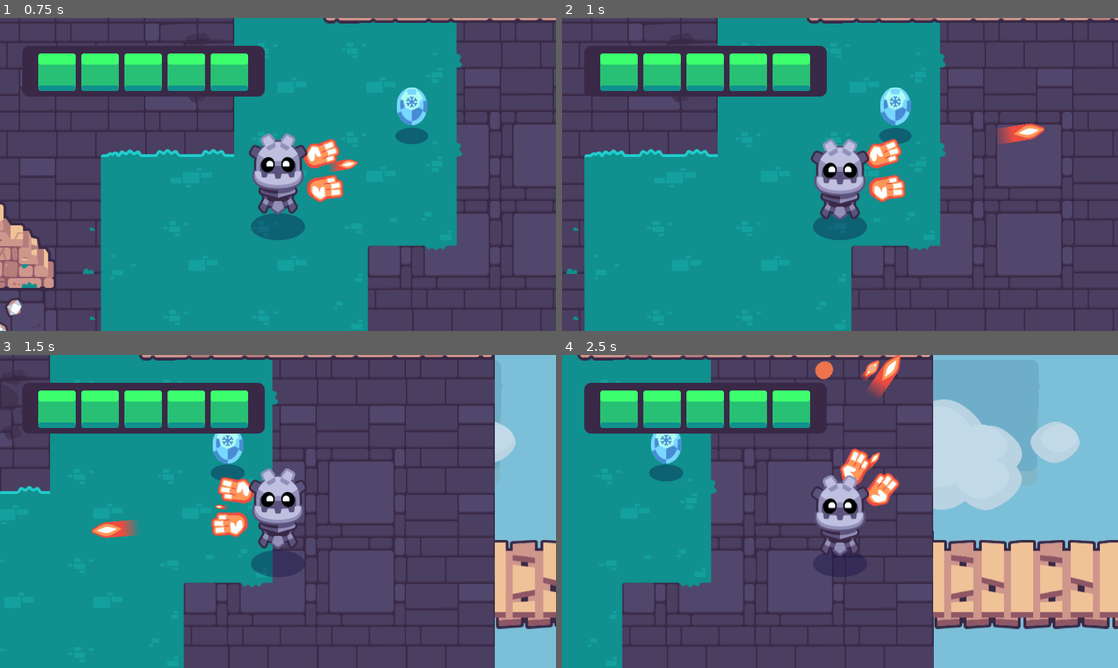
Above: before the commit, frames 1-4 (two rows, left to right).
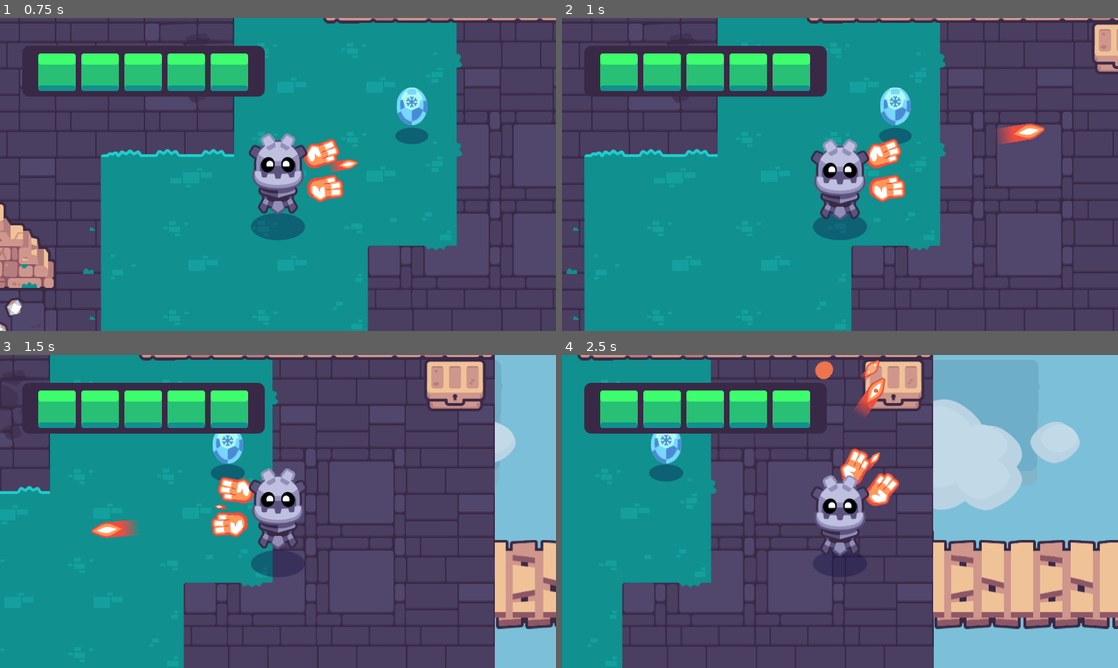
Above: after the commit, the same moments.

Repository: Purple9200/2d-GameDev-Course
Game: Godot game, scene res://completed_project.tscn
The game is run twice, just before and just after one commit, with the same random seed, the same clock (stepped at 60 frames per second) and the same inputs. Sound files missing from this copy of the repository are replaced by a short silence.
Inputs (mouse positions are in pixels of both pictures, inside the frame that each line leads up to):
- Up to frame 1 (0.75 s): tap Enter at 0.5 s; move the mouse to (400, 158) at 0.52 s; hold D (move_right) from 0.53 s (still down); hold Mouse wheel down (cycle_weapon_down) from 0.53 s (still down); click (400, 158) at 0.67 s
- Up to frame 2 (1 s): keep holding D (move_right); keep holding Mouse wheel down (cycle_weapon_down)
- Up to frame 3 (1.5 s): release D (move_right) at 1.25 s; release Mouse wheel down (cycle_weapon_down) at 1.25 s; drag from (166, 527) to (250, 452) at 1.27 s
- Up to frame 4 (2.5 s): move the mouse to (895, 442) at 2.02 s; press the mouse at (895, 442) at 2.03 s; hold D (move_right) from 2.03 s (still down)

Frame 1 is identical in both runs. In frame 2, 0.7% of the frame differs, in the area x 95-100%, y 1-18%; in frame 3, 1.6%; in frame 4, 1.7%, in the area x 52-65%, y 0-20%.

Commit message:
Add a chest that spawns pickups

Diff:
--- a/02.getting-to-know-godot/levels/rooms/chests/chest.gd
+++ b/02.getting-to-know-godot/levels/rooms/chests/chest.gd
@@ -11,6 +11,7 @@
 
 func loot() -> void:
 	_animation_player.play("open")
+	create_pickup()
 
 
 func create_pickup() -> void:
--- a/02.getting-to-know-godot/levels/rooms/room_a.tscn
+++ b/02.getting-to-know-godot/levels/rooms/room_a.tscn
@@ -1,6 +1,7 @@
-[gd_scene load_steps=2 format=3 uid="uid://cu2rb5dl4ljte"]
+[gd_scene load_steps=3 format=3 uid="uid://cu2rb5dl4ljte"]
 
 [ext_resource type="PackedScene" uid="uid://bupkynq73ufaa" path="res://levels/base_room.tscn" id="1_plgur"]
+[ext_resource type="PackedScene" uid="uid://cl1xkaij81jjs" path="res://levels/rooms/chests/chest.tscn" id="2_fpj43"]
 
 [node name="RoomA" instance=ExtResource("1_plgur")]
 rotation = -0.00114604
@@ -13,3 +14,6 @@
 
 [node name="InvisibleWalls" parent="." index="1"]
 layer_0/tile_data = PackedInt32Array(-65532, 0, 0, -65529, 0, 0, -65528, 0, 0, -65527, 0, 0, 11, 0, 0, 65547, 0, 0, 131 …(723 unchanged characters)…
+
+[node name="Chest" parent="." index="2" instance=ExtResource("2_fpj43")]
+position = Vector2(1350.67, 284.548)
Not shown, changed: 02.getting-to-know-godot/godot_tours.log
Not shown, added: 02.getting-to-know-godot/godot_tours.log-4Kxw1D
